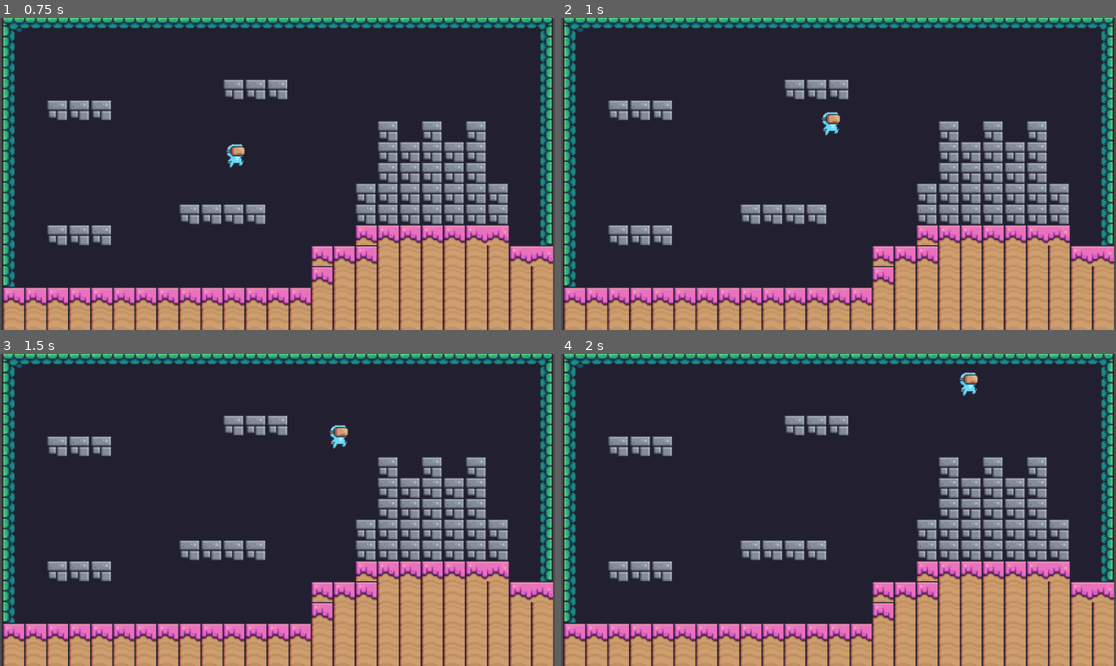
Above: before the commit, frames 1-4 (two rows, left to right).
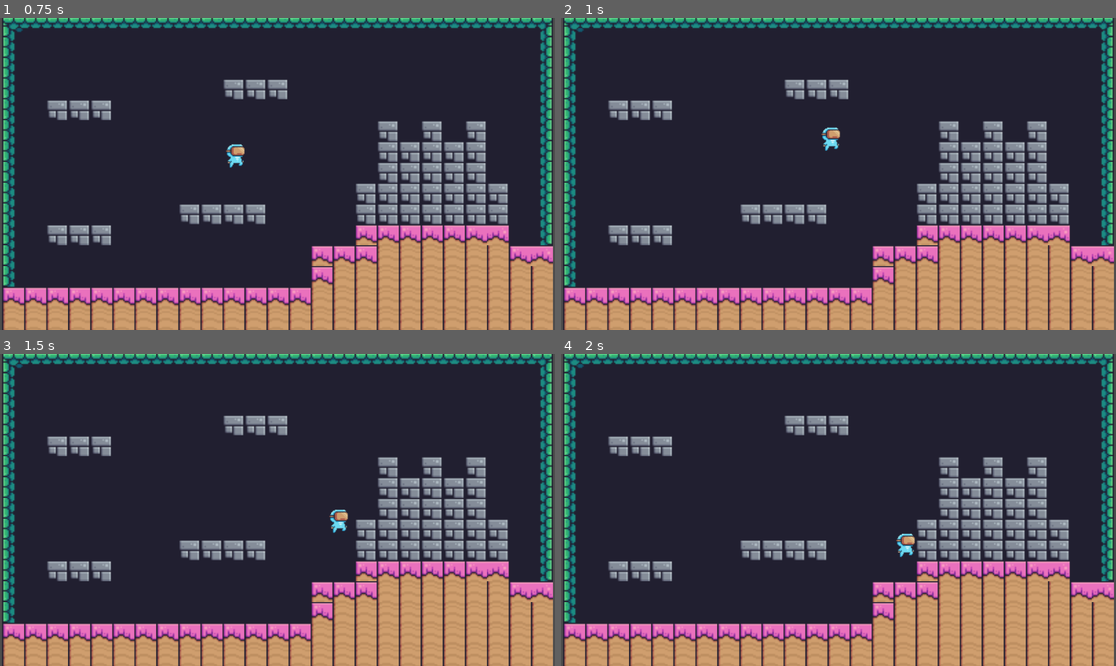
Above: after the commit, the same moments.

Repository: NotWallet/ADA
Game: Godot game, scene res://Main.tscn
Two runs of this game, one before a commit and one after it. Both use one fixed random seed, a clock stepped at 60 frames per second and the inputs below. Before the commit the project starts from res://node.tscn.
Inputs:
- Up to frame 1 (0.75 s): tap Enter (ui_accept) at 0.5, 0.6 s; hold Right (ui_right) from 0.53 s (still down)
- Up to frame 2 (1 s): keep holding Right (ui_right); tap Enter (ui_accept) at 0.77 s
- Up to frame 3 (1.5 s): keep holding Right (ui_right); tap Enter (ui_accept) at 1.07, 1.35 s
- Up to frame 4 (2 s): keep holding Right (ui_right); tap Enter (ui_accept) at 1.52, 1.82 s

Frame 1 is identical in both runs. In frame 2, 0.3% of the frame differs, in the area x 46-51%, y 30-43%; in frame 3, 0.4%; in frame 4, 0.4%, in the area x 60-76%, y 5-66%.

Commit message:
jump change

Diff:
--- a/project/Scenes/MainChara.gd
+++ b/project/Scenes/MainChara.gd
@@ -10,6 +10,8 @@
 
 var isHit = velocity.y<1 and velocity.y>-1
 
+var Jumps = 2
+
 func _physics_process(delta):
 	# Add the gravity.
 	if not is_on_floor():
@@ -17,16 +19,16 @@
 		sprite_2d.animation = "jumping"
 	if is_on_floor():
 		sprite_2d.animation = "default"
-
+		Jumps = 2
 
 
 	# Handle jump.
-	if Input.is_action_just_pressed("ui_accept") and is_on_floor():
+	if Input.is_action_just_pressed("ui_accept") and Jumps != 0:
+		Jumps = Jumps - 1
+		print(Jumps)
 		velocity.y = JUMP_VELOCITY
 		$SoundJump.play()
-	if Input.is_action_just_pressed("ui_accept") and not is_on_floor():
-		velocity.y = JUMP_VELOCITY
-		$SoundJump.play()
+
 
 
 
--- /dev/null
+++ b/project/enemy1.gd
@@ -0,0 +1,28 @@
+extends CharacterBody2D
+
+
+var SPEED = 1
+
+# Get the gravity from the project settings to be synced with RigidBody nodes.
+var gravity = ProjectSettings.get_setting("physics/2d/default_gravity")
+
+
+func _physics_process(delta):
+	# Add the gravity.
+	if not is_on_floor():
+		velocity.y += gravity * delta
+
+	position.y += SPEED
+	if position.y > 100:
+		SPEED -= 1
+	if position.y <= 0:
+		SPEED += 1
+
+	move_and_slide()
+
+
+
+
+func _on_area_2d_body_entered(body):
+	if body.name == "Player":
+		self.queue
--- /dev/null
+++ b/project/enemy1.tscn
@@ -0,0 +1,97 @@
+[gd_scene load_steps=15 format=3 uid="uid://dldxlqosojy3a"]
+
+[ext_resource type="Script" path="res://enemy1.gd" id="1_0jgd6"]
+
+[sub_resource type="RectangleShape2D" id="RectangleShape2D_20xan"]
+size = Vector2(35, 28)
+
+[sub_resource type="AtlasTexture" id="AtlasTexture_86exr"]
+region = Rect2(0, 0, 44, 30)
+
+[sub_resource type="AtlasTexture" id="AtlasTexture_6nvu5"]
+region = Rect2(44, 0, 44, 30)
+
+[sub_resource type="AtlasTexture" id="AtlasTexture_ha0a4"]
+region = Rect2(88, 0, 44, 30)
+
+[sub_resource type="AtlasTexture" id="AtlasTexture_5r3ed"]
+region = Rect2(132, 0, 44, 30)
+
+[sub_resource type="AtlasTexture" id="AtlasTexture_anihb"]
+region = Rect2(176, 0, 44, 30)
+
+[sub_resource type="AtlasTexture" id="AtlasTexture_6pmnp"]
+region = Rect2(220, 0, 44, 30)
+
+[sub_resource type="AtlasTexture" id="AtlasTexture_70hwf"]
+region = Rect2(264, 0, 44, 30)
+
+[sub_resource type="AtlasTexture" id="AtlasTexture_lca7j"]
+region = Rect2(308, 0, 44, 30)
+
+[sub_resource type="AtlasTexture" id="AtlasTexture_1483n"]
+region = Rect2(352, 0, 44, 30)
+
+[sub_resource type="AtlasTexture" id="AtlasTexture_gl4sc"]
+region = Rect2(396, 0, 44, 30)
+
+[sub_resource type="SpriteFrames" id="SpriteFrames_salnq"]
+animations = [{
+"frames": [{
+"duration": 1.0,
+"texture": SubResource("AtlasTexture_86exr")
+}, {
+"duration": 1.0,
+"texture": SubResource("AtlasTexture_6nvu5")
+}, {
+"duration": 1.0,
+"texture": SubResource("AtlasTexture_ha0a4")
+}, {
+"duration": 1.0,
+"texture": SubResource("AtlasTexture_5r3ed")
+}, {
+"duration": 1.0,
+"texture": SubResource("AtlasTexture_anihb")
+}, {
+"duration": 1.0,
+"texture": SubResource("AtlasTexture_6pmnp")
+}, {
+"duration": 1.0,
+"texture": SubResource("AtlasTexture_70hwf")
+}, {
+"duration": 1.0,
+"texture": SubResource("AtlasTexture_lca7j")
+}, {
+"duration": 1.0,
+"texture": SubResource("AtlasTexture_1483n")
+}, {
+"duration": 1.0,
+"texture": SubResource("AtlasTexture_gl4sc")
+}],
+"loop": true,
+"name": &"idle",
+"speed": 5.0
+}]
+
+[sub_resource type="RectangleShape2D" id="RectangleShape2D_wf2p8"]
+
+[node name="CharacterBody2D" type="CharacterBody2D"]
+script = ExtResource("1_0jgd6")
+
+[node name="CollisionShape2D" type="CollisionShape2D" parent="."]
+position = Vector2(-0.5, -13)
+shape = SubResource("RectangleShape2D_20xan")
+
+[node name="AnimatedSprite2D" type="AnimatedSprite2D" parent="."]
+position = Vector2(0, -15)
+sprite_frames = SubResource("SpriteFrames_salnq")
+animation = &"idle"
+
+[node name="Area2D" type="Area2D" parent="."]
+position = Vector2(-3, -9)
+
+[node name="CollisionShape2D" type="CollisionShape2D" parent="Area2D"]
+position = Vector2(2, -2)
+shape = SubResource("RectangleShape2D_wf2p8")
+
+[connection signal="body_entered" from="Area2D" to="." method="_on_area_2d_body_entered"]
--- a/project/project.godot
+++ b/project/project.godot
@@ -11,7 +11,7 @@
 [application]
 
 config/name="GameJam"
-run/main_scene="res://node.tscn"
+run/main_scene="res://Main.tscn"
 config/features=PackedStringArray("4.2", "Forward Plus")
 config/icon="res://icon.svg"
 
Not shown: 2 places in project/Main.tscn that only renumber resources
